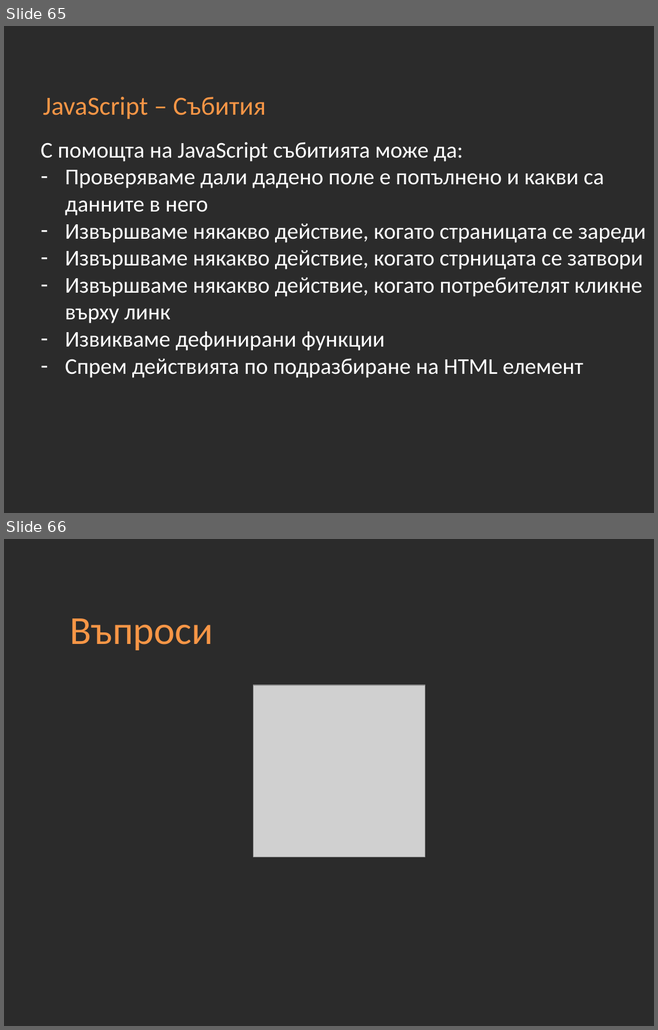
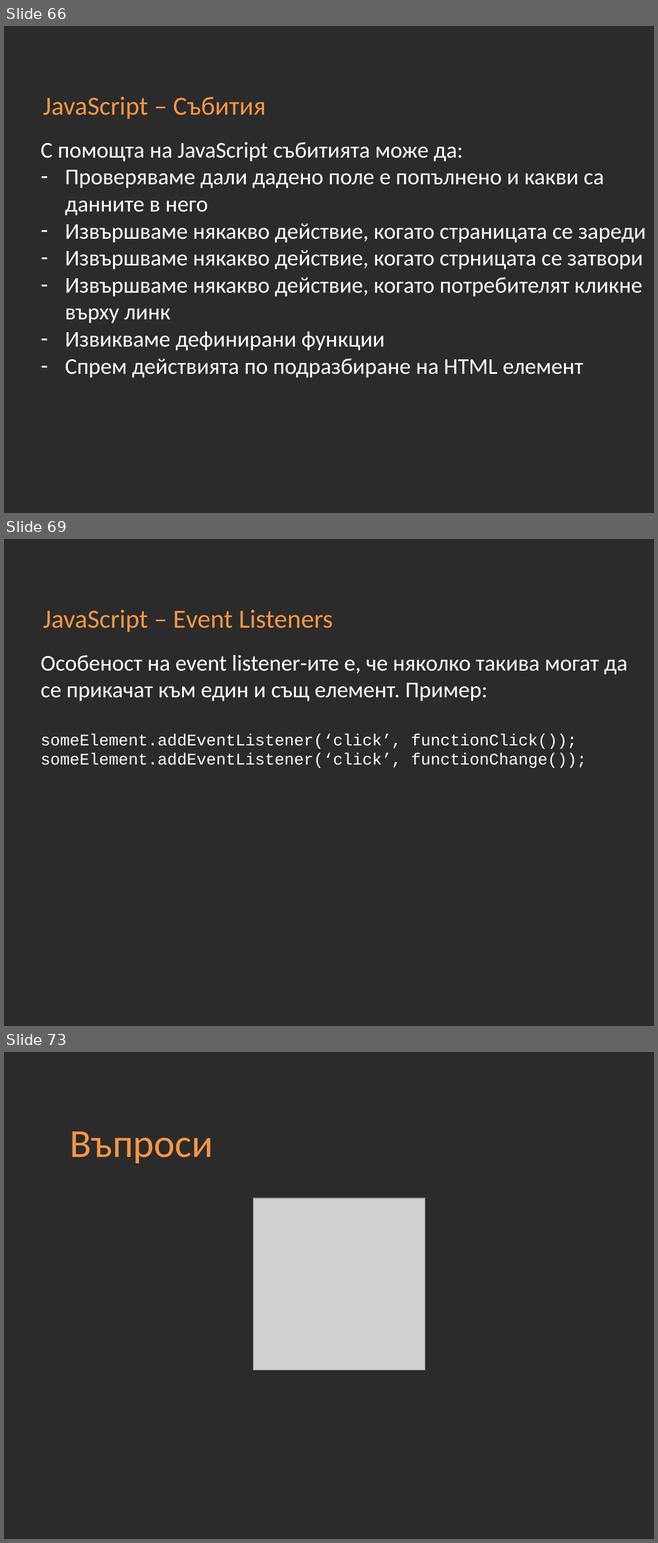
Before and after one commit to Academy-Soft-Intellect/Front-End-Course, a slide deck: 10-JavaScript-Basics.pptx. Shown one above the other, each under a label of ours: slides 65 and 66 before the commit, slides 66, 69 and 73 after it; the slides between them are not shown. The pictures are 658x1030 and 658x1543 pixels, drawn with LibreOffice and Linux fonts; fonts in the diff are those of the drawing; grey boxes stand for pictures; background and template pictures are left out; a plain dark background stands for a picture behind light text. Boxes give left, top, right and bottom in pixels: in the first picture for what was removed or moved away, otherwise in the second. Text is boxed around its words. In the diff, an @@ line names an element or a change of style, - is before the commit and + after.

```diff
--- a/10-JavaScript-Basics.pptx
+++ b/10-JavaScript-Basics.pptx
@@ slide 69 added at <box>4,539,654,1026</box>, background picture (left out) @@
@@ title added at <box>43,610,333,632</box>, 29 pt, text #F79646 @@
+JavaScript – Еvent Listeners
@@ text added at <box>41,655,627,768</box>, 18 pt, text #FFFFFF @@
+Особеност на event listener-ите е, че няколко такива могат да се прикачат към един и същ елемент. Пример:
+someElement.addEventListener(‘click’, functionClick());
+someElement.addEventListener(‘click’, functionChange());
@@ what was slide 65 is now slide 66 @@
@@ what was slide 66 is now slide 73 @@
```
Also in this commit, not shown: 6 other slides added.
